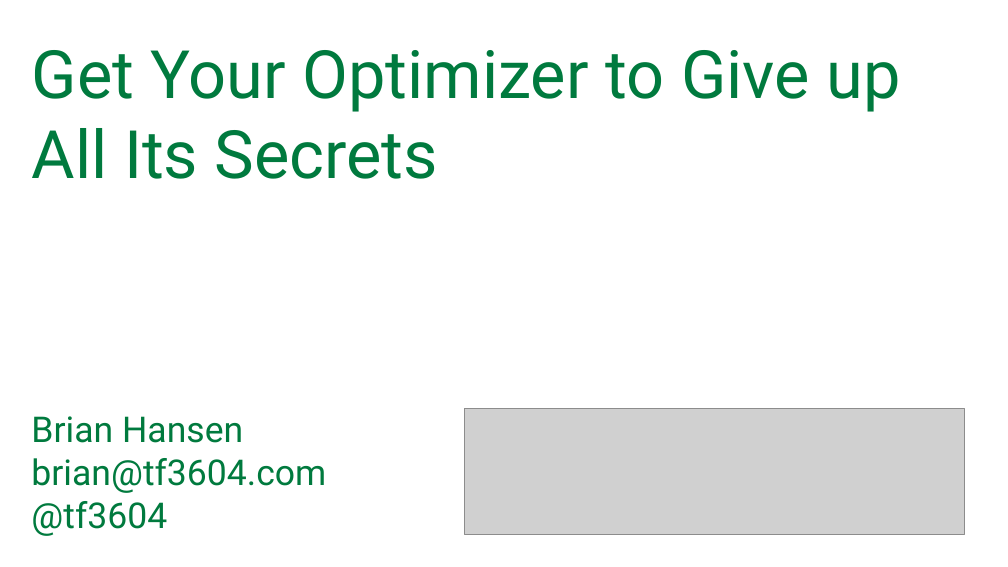
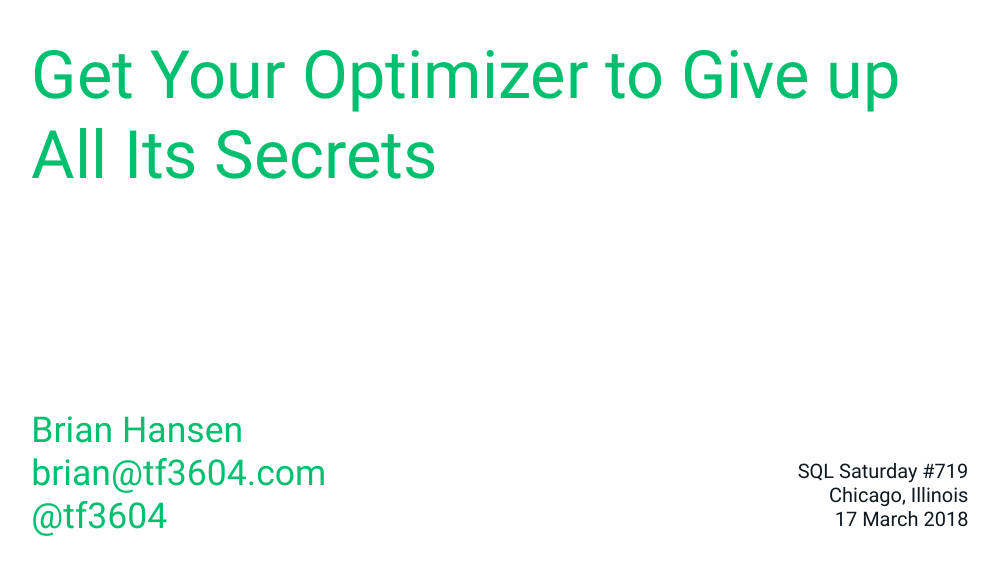
Before and after one commit to tf3604/OptimizerPresentation, a slide deck: slide 1 of Optimizer.pptx. Drawn at 1008x567 pixels with LibreOffice and Linux fonts; fonts in the diff are those of the drawing; grey boxes stand for pictures; background and template pictures are left out. Boxes give left, top, right and bottom in pixels: in the first picture for what was removed or moved away, otherwise in the second. Text is boxed around its words. In the diff, an @@ line names an element or a change of style, - is before the commit and + after.

```diff
--- a/Optimizer.pptx
+++ b/Optimizer.pptx
@@ text "Get Your Optimizer to Give ..." at box(32, 50, 900, 179): text colour #007A3E to #00BF6F @@
@@ title "Brian Hansen brian@tf3604.com @tf3604" at box(31, 416, 326, 536): text colour #007A3E to #00BF6F @@
@@ picture removed at box(464, 409, 964, 534) @@
@@ text added at box(798, 463, 969, 527), 18 pt, text #101820 @@
+SQL Saturday #719
+Chicago, Illinois
+17 March 2018
```
Also in this commit, not shown: 61 other slides changed, 1 slide removed.
